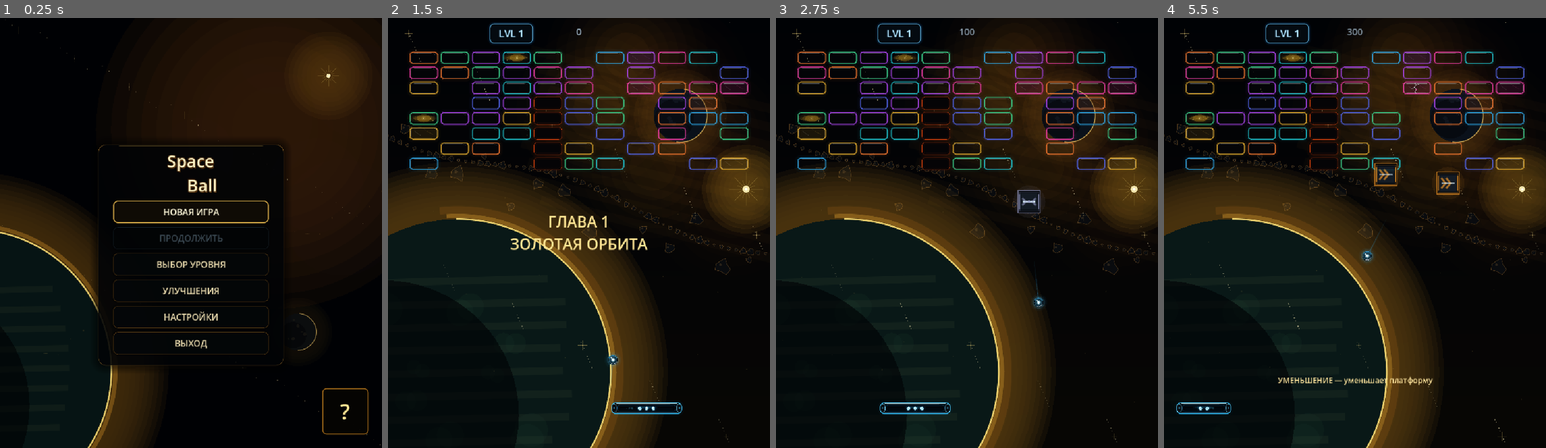
Above: before the commit, frames 1-4 (left to right).
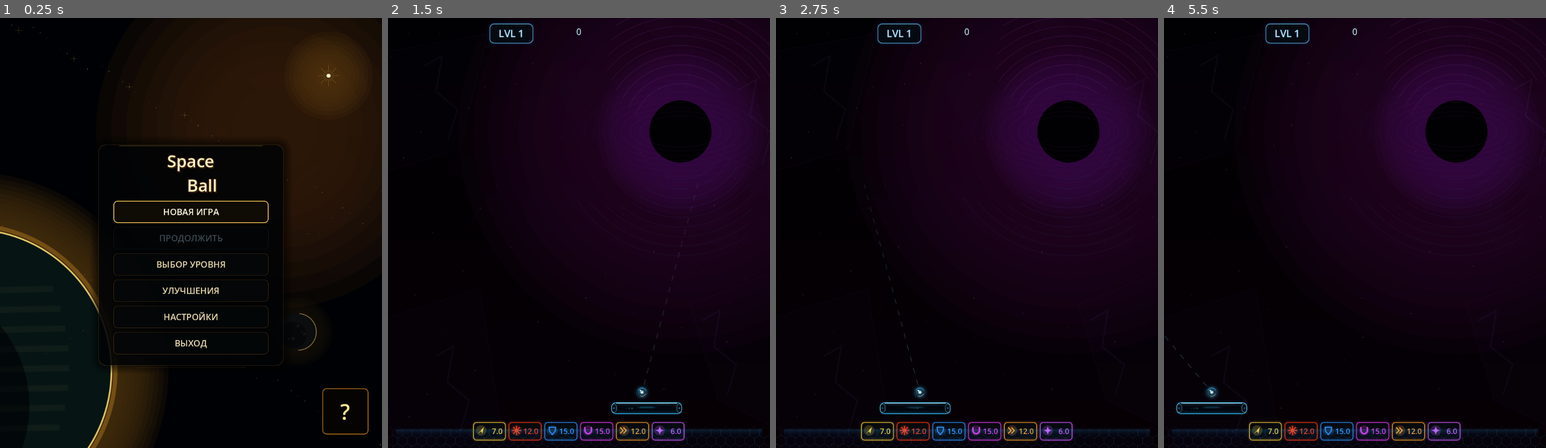
Above: after the commit, the same moments.

Repository: Ardarik421/arkanoid
Game: Godot game, scene res://scenes/main_menu.tscn
The game is run twice, just before and just after one commit, with the same random seed, the same clock (stepped at 60 frames per second) and the same inputs.
Inputs (mouse positions are in pixels of both pictures, inside the frame that each line leads up to):
- Up to frame 1 (0.25 s): no input
- Up to frame 2 (1.5 s): click "НОВАЯ ИГРА" at 0.5 s; tap Enter at 1.25 s; move the mouse to (663, 211) at 1.27 s; hold D (move_right) from 1.28 s (still down); tap Space (launch_ball) at 1.35 s; click (663, 211) at 1.42 s
- Up to frame 3 (2.75 s): move the mouse to (890, 254) at 2.02 s; release D (move_right) at 2.03 s; hold A (move_left) from 2.03 s (still down); tap Space (launch_ball) at 2.1 s; click (890, 254) at 2.17 s
- Up to frame 4 (5.5 s): move the mouse to (1393, 138) at 2.77 s; release A (move_left) at 2.78 s; hold D (move_right) 2.78-4.28 s; tap Space (launch_ball) every 0.75 s from 2.85 to 5.1 s; click (1393, 138) at 2.92 s; move the mouse to (1335, 319) at 3.52 s; click (1335, 319) at 3.67 s; move the mouse to (1469, 297) at 4.27 s; hold A (move_left) from 4.28 s (still down); click (1469, 297) at 4.42 s; move the mouse to (1240, 168) at 5.02 s; click (1240, 168) at 5.17 s

The runs differ from the first frame. In frame 1, 1.9% of the frame differs, in the area x 0-100%, y 1-100%; in frame 2, 37%; in frame 3, 37%; in frame 4, 37%, in the area x 0-100%, y 0-100%.
Error after the commit: Parse Error: Cannot infer the type of "compact" variable because the value doesn't have a set type. (res://scenes/main.gd:257)

Commit message:
Replace compact toggle with display mode

Diff:
--- a/scenes/settings_manager.gd
+++ b/scenes/settings_manager.gd
@@ -9,7 +9,7 @@
 var keyboard_sensitivity: float = 1.0
 var mouse_sensitivity: float = 1.0
 var gamepad_sensitivity: float = 1.0
-var compact_gameplay_layout: bool = false
+var display_mode: int = 0
 
 var _scan_timer: float = 0.0
 
@@ -18,6 +18,7 @@
 	_ensure_audio_bus("SFX")
 	load_settings()
 	apply_audio_settings()
+	apply_display_settings()
 	get_tree().node_added.connect(_on_node_added)
 
 func _process(delta):
@@ -88,7 +89,7 @@
 	config.set_value("controls", "keyboard_sensitivity", keyboard_sensitivity)
 	config.set_value("controls", "mouse_sensitivity", mouse_sensitivity)
 	config.set_value("controls", "gamepad_sensitivity", gamepad_sensitivity)
-	config.set_value("display", "compact_gameplay_layout", compact_gameplay_layout)
+	config.set_value("display", "mode", display_mode)
 	config.save(SETTINGS_PATH)
 	apply_audio_settings()
 
@@ -104,7 +105,16 @@
 	keyboard_sensitivity = float(config.get_value("controls", "keyboard_sensitivity", 1.0))
 	mouse_sensitivity = float(config.get_value("controls", "mouse_sensitivity", 1.0))
 	gamepad_sensitivity = float(config.get_value("controls", "gamepad_sensitivity", 1.0))
-	compact_gameplay_layout = bool(config.get_value("display", "compact_gameplay_layout", false))
+	display_mode = int(config.get_value("display", "mode", 0))
+
+func apply_display_settings() -> void:
+	var size := Vector2i(960, 1080) if display_mode == 0 else Vector2i(1280, 800)
+	get_window().size = size
+
+func set_display_mode(mode: int) -> void:
+	display_mode = clampi(mode, 0, 1)
+	apply_display_settings()
+	save_settings()
 
 func should_show_bonus_hint(bonus_type: int) -> bool:
 	return tutorial_hints_enabled and not seen_bonus_hints.has(str(bonus_type))
